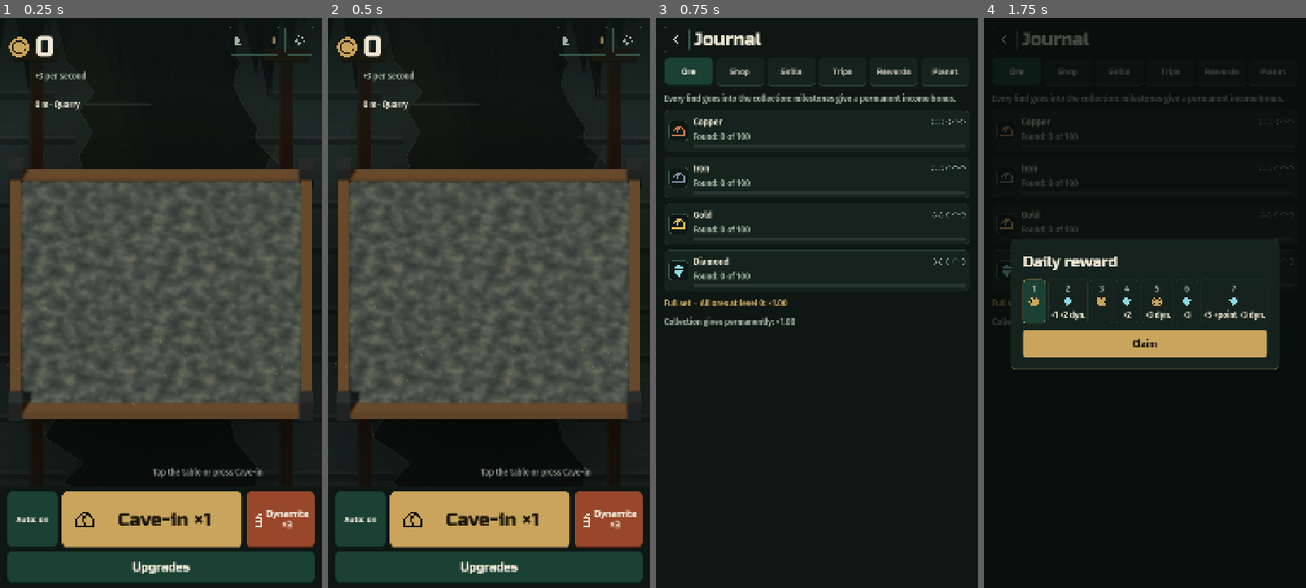
Above: before the commit, frames 1-4 (left to right).
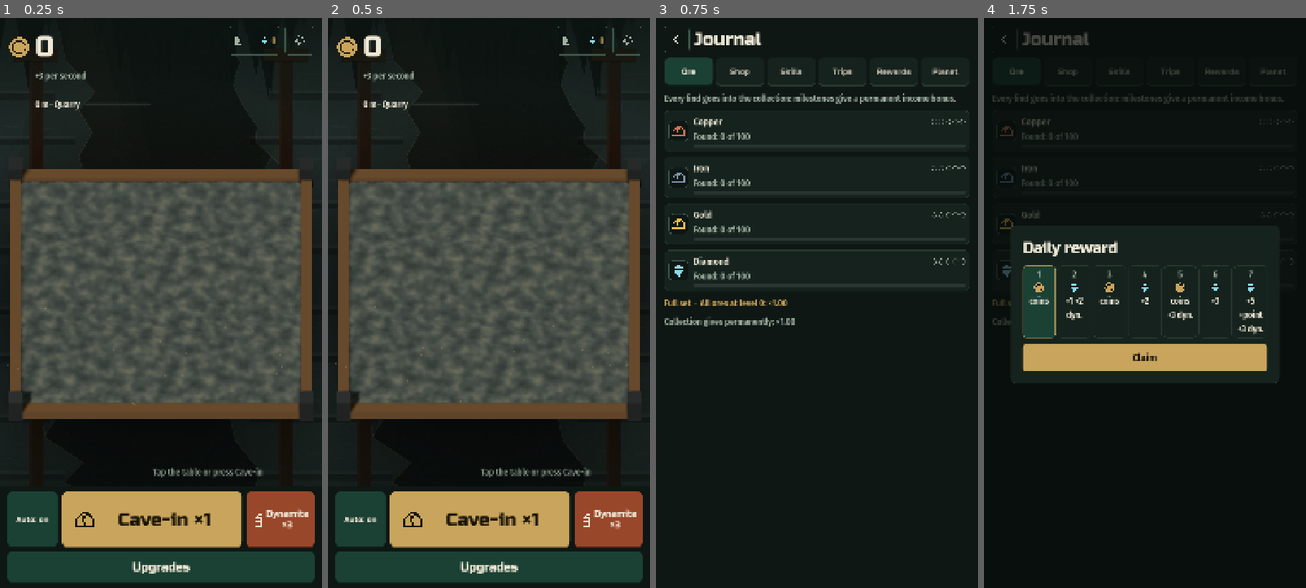
Above: after the commit, the same moments.

Repository: Klaimer21/LuckyMine
Game: Godot game, scene res://scenes/main.tscn
Same seed, same stepped clock (60 frames per second), same inputs: the game is played once before the commit and once after it.
Inputs (mouse positions are in pixels of both pictures, inside the frame that each line leads up to):
- Up to frame 1 (0.25 s): no input
- Up to frame 2 (0.5 s): no input
- Up to frame 3 (0.75 s): click "0" at 0.5 s
- Up to frame 4 (1.75 s): tap Enter at 1.25 s; move the mouse to (1128, 417) at 1.27 s; hold D from 1.28 s (still down); tap U at 1.35 s; click (1128, 417) at 1.42 s; tap Space at 1.52 s

The runs differ from the first frame. In frame 1, less than 0.1% of the frame differs, in the area x 81-83%, y 3-5%; in frame 2, less than 0.1%; in frame 3, nothing differs; in frame 4, 6.2%, in the area x 8-92%, y 36-65%.

Commit message:
Design polish: equal daily cells, diamond icon on journal button, short prestige numbers

Diff:
--- a/scripts/main.gd
+++ b/scripts/main.gd
@@ -260,7 +260,7 @@
 		_prestige_hinted = true
 		_show_toast(Tr.t("Открыта «Новая шахта»"))
 		_say_hint("prestige_ready", "«Новая шахта» сбрасывает монеты и улучшения, но даёт жилы: доход растёт навсегда, а ещё очки навыков. Лучше жать, когда кнопка латунная.")
-	_prestige_button.text = Tr.t("Новая шахта") + "  +%d" % pending
+	_prestige_button.text = Tr.t("Новая шахта") + "  +" + NumberFormat.short(float(pending))
 	UiTheme.style_key(_prestige_button, "brass" if recommended else "dark")
 
 
@@ -622,6 +622,14 @@
 	var journal_icon := Icon.new().setup("journal", UiTheme.MUTE, 34)
 	journal_icon.position = Vector2(16, 31)
 	_journal_button.add_child(journal_icon)
+	# число на кнопке — алмазы: рядом с ним алмаз, чтобы было понятно, что это
+	var journal_gem := Icon.new().setup("gem", Color(0.55, 0.86, 0.90), 30)
+	_journal_button.add_child(journal_gem)
+	_journal_button.draw.connect(func() -> void:
+			var font := _journal_button.get_theme_font("font")
+			var text_width := font.get_string_size(_journal_button.text, HORIZONTAL_ALIGNMENT_LEFT, -1, _journal_button.get_theme_font_size("font_size")).x
+			var right_margin := _journal_button.get_theme_stylebox("normal").get_content_margin(SIDE_RIGHT)
+			journal_gem.position = Vector2(_journal_button.size.x - right_margin - text_width - 38.0, (_journal_button.size.y - 30.0) * 0.5))
 	_journal_button.pressed.connect(func() -> void:
 			_journal.open()
 			_say_hint("journal_first", "Походы идут по реальному времени, даже пока игра закрыта: отправьте шахтёров и возвращайтесь за добычей."))
--- a/scripts/translations.gd
+++ b/scripts/translations.gd
@@ -121,6 +121,7 @@
 	"Есть очки навыков: откройте журнал": "You have skill points: open the journal",
 	"Журнал": "Journal",
 	"Руда": "Ore",
+	"монеты": "coins",
 	"Лавка": "Shop",
 	"Каждая находка копится в коллекции: за вехи руда даёт постоянный бонус к доходу.": "Every find goes into the collection: milestones give a permanent income bonus.",
 	"Звёздную пыль даёт «Новая планета»: после Ядра. На неё покупаются мета-улучшения.": "Stardust comes from a New Planet, after the Core. Spend it on meta upgrades.",
@@ -494,6 +495,7 @@
 	"Есть очки навыков: откройте журнал": "你有技能点：打开图鉴",
 	"Журнал": "图鉴",
 	"Руда": "矿石",
+	"монеты": "金币",
 	"Лавка": "商店",
 	"Каждая находка копится в коллекции: за вехи руда даёт постоянный бонус к доходу.": "每次发现都会进入收藏：达到里程碑后矿石提供永久收益加成。",
 	"Звёздную пыль даёт «Новая планета»: после Ядра. На неё покупаются мета-улучшения.": "星尘来自“新行星”（到达核心之后），用于购买元升级。",
--- a/scripts/ui/info_dialogs.gd
+++ b/scripts/ui/info_dialogs.gd
@@ -40,22 +40,29 @@
 		var box := VBoxContainer.new()
 		box.add_theme_constant_override("separation", 4)
 		cell.add_child(box)
+		var claimed_before := i < slot          # дни серии, которые уже получены
 		var day_label := UiTheme.make_label(str(i + 1), 24, UiTheme.MUTE)
 		day_label.horizontal_alignment = HORIZONTAL_ALIGNMENT_CENTER
 		box.add_child(day_label)
 		var icon_row := CenterContainer.new()
 		icon_row.mouse_filter = Control.MOUSE_FILTER_IGNORE
 		var kind := "coin" if reward.has("coins") else "gem"
-		icon_row.add_child(Icon.new().setup(kind, UiTheme.BRASS if kind == "coin" else Color(0.55, 0.86, 0.90), 36))
+		if claimed_before:
+			icon_row.add_child(Icon.new().setup("check", UiTheme.BRASS_DIM, 36))
+		else:
+			icon_row.add_child(Icon.new().setup(kind, UiTheme.BRASS if kind == "coin" else Color(0.55, 0.86, 0.90), 36))
 		box.add_child(icon_row)
 		var text := ""
+		if reward.has("coins"):
+			text = Tr.t("монеты")
 		if reward.has("diamonds"):
 			text = "+%d" % int(reward["diamonds"])
 		if reward.has("points"):
 			text += " +" + Tr.t("очко")
 		if reward.has("dynamite"):
 			text += " +%d " % int(reward["dynamite"]) + Tr.t("дин.")
-		var amount := UiTheme.make_label(text, 22, UiTheme.TEXT)
+		# подпись переносится по словам: все семь ячеек одной ширины, а не по длине текста
+		var amount := UiTheme.make_text(text.strip_edges(), 24, UiTheme.MUTE if claimed_before else UiTheme.TEXT)
 		amount.horizontal_alignment = HORIZONTAL_ALIGNMENT_CENTER
 		box.add_child(amount)
 		days.add_child(cell)
--- a/tests/shot_driver.gd
+++ b/tests/shot_driver.gd
@@ -89,7 +89,18 @@
 			_main._perf.start_stress()],
 		[15.0, func() -> void: _shot("13_stress")],
 		[30.0, func() -> void: _shot("14_report")],
-		[30.1, func() -> void: quit()],
+		[30.1, func() -> void:
+			for modal in _main.find_children("*", "Modal", true, false):
+				modal.close()
+			_main._journal.visible = false
+			_main._settings_screen.visible = false],
+		[30.6, func() -> void:
+			_main.state.start_rush(15.0)
+			_main._show_toast("Золотая лихорадка ×7")],
+		[31.4, func() -> void: _shot("18_boost_toast")],
+		[31.5, func() -> void: _main._tutorial.start()],
+		[32.3, func() -> void: _shot("19_tutorial")],
+		[32.4, func() -> void: quit()],
 	]
 	if _step < plan.size() and _t >= float(plan[_step][0]):
 		(plan[_step][1] as Callable).call()
